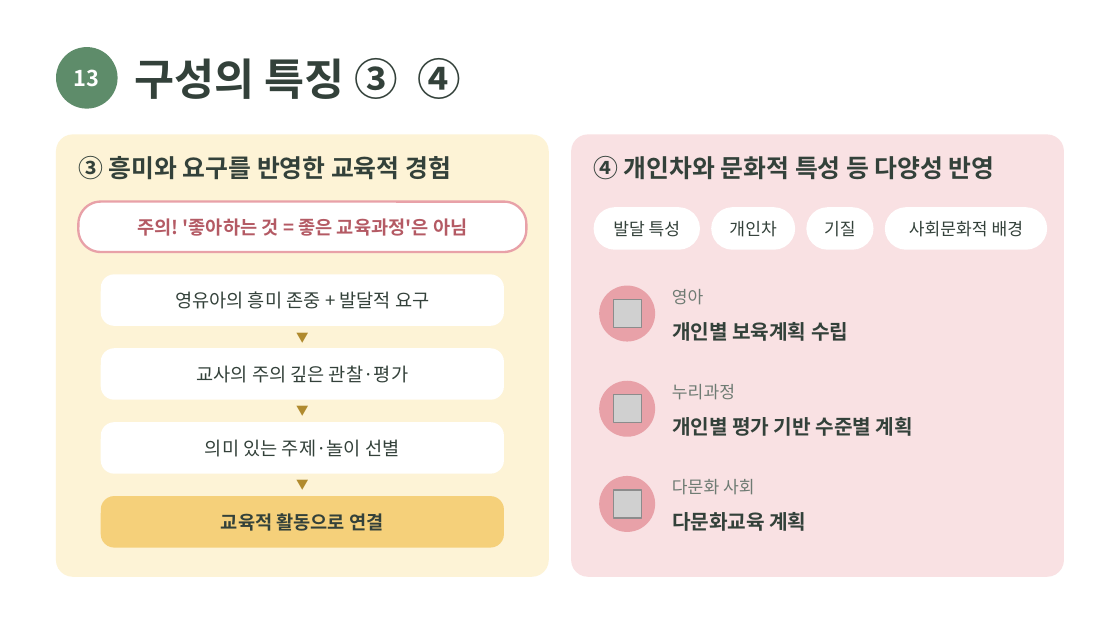
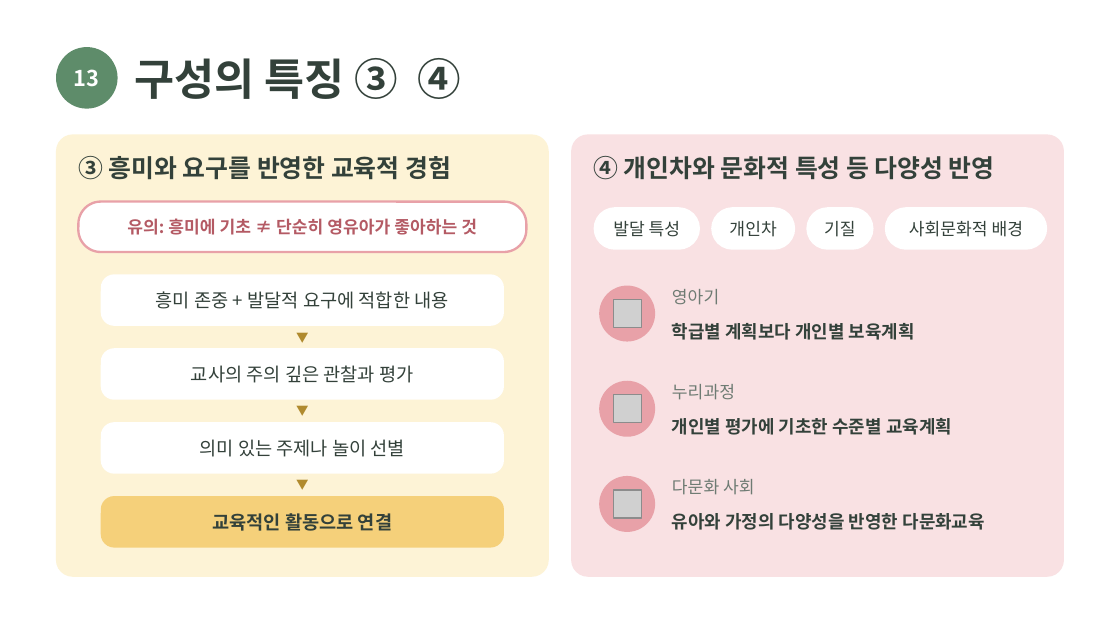
Before and after one commit to darofarm/automation, a slide deck: slide 13 of slides/교육과정의_계획과_운영_합본.pptx. Drawn at 1120x630 pixels with LibreOffice and Linux fonts; fonts in the diff are those of the drawing; grey boxes stand for pictures. Boxes give left, top, right and bottom in pixels: in the first picture for what was removed or moved away, otherwise in the second. Text is boxed around its words. In the diff, an @@ line names an element or a change of style, - is before the commit and + after.

```diff
--- a/slides/교육과정의_계획과_운영_합본.pptx
+++ b/slides/교육과정의_계획과_운영_합본.pptx
@@ text at (127, 218, 477, 235): text changed; size 12 to 11 pt @@
-주의! '좋아하는 것 = 좋은 교육과정'은 아님
+유의: 흥미에 기초 ≠ 단순히 영유아가 좋아하는 것
@@ text at (156, 291, 448, 309): text changed @@
-영유아의 흥미 존중 + 발달적 요구
+흥미 존중 + 발달적 요구에 적합한 내용
@@ text at (672, 289, 719, 305): text changed @@
-영아
+영아기
@@ text at (672, 323, 915, 340): text changed; size 13 to 11.5 pt @@
-개인별 보육계획 수립
+학급별 계획보다 개인별 보육계획
@@ text at (191, 365, 413, 383): text changed @@
-교사의 주의 깊은 관찰·평가
+교사의 주의 깊은 관찰과 평가
@@ text at (672, 418, 952, 435): text changed; size 13 to 11.5 pt @@
-개인별 평가 기반 수준별 계획
+개인별 평가에 기초한 수준별 교육계획
@@ text at (200, 439, 405, 457): text changed @@
-의미 있는 주제·놀이 선별
+의미 있는 주제나 놀이 선별
@@ text at (212, 513, 392, 531): text changed @@
-교육적 활동으로 연결
+교육적인 활동으로 연결
@@ text at (672, 513, 985, 530): text changed; size 13 to 11.5 pt @@
-다문화교육 계획
+유아와 가정의 다양성을 반영한 다문화교육
```
Also in this commit, not shown: 13 other slides changed, 15 other files.
